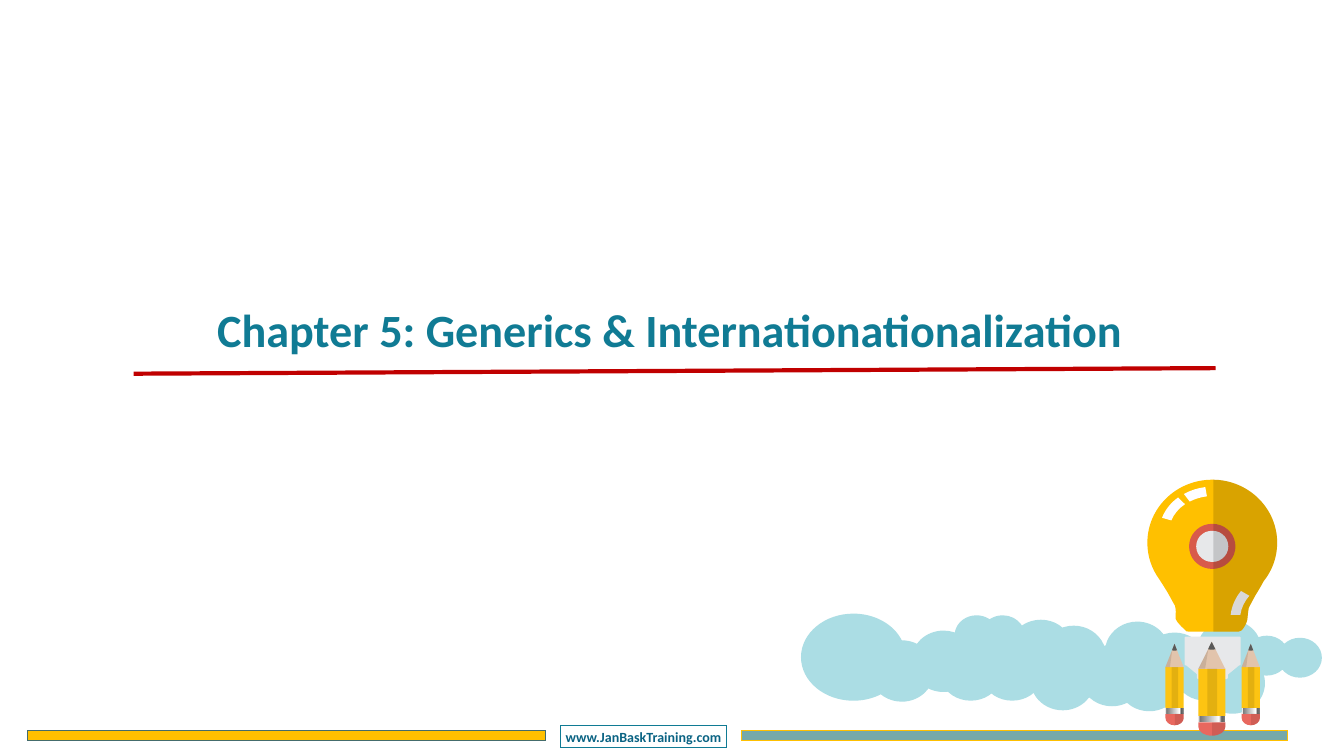
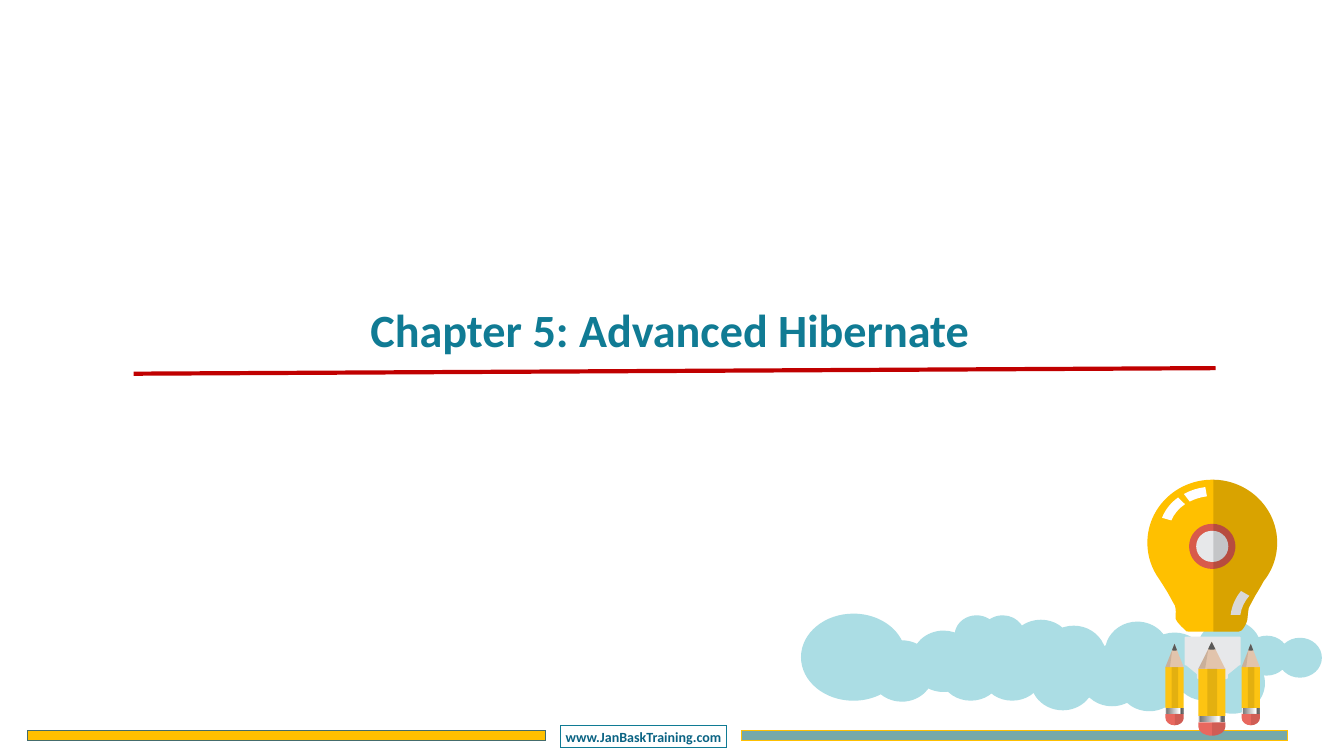
Before and after one commit to CompleteJavaTraining/J2EE, a slide deck: slide 1 of slides/HIBERNATE/HIBERNATE - Chapter5.pptx. Drawn at 1344x756 pixels with LibreOffice and Linux fonts; fonts in the diff are those of the drawing; background and template pictures are left out. Boxes give left, top, right and bottom in pixels: in the first picture for what was removed or moved away, otherwise in the second. Text is boxed around its words. In the diff, an @@ line names an element or a change of style, - is before the commit and + after.

Commit message:
finished chapter 5

```diff
--- a/slides/HIBERNATE/HIBERNATE - Chapter5.pptx
+++ b/slides/HIBERNATE/HIBERNATE - Chapter5.pptx
@@ text at (370, 314, 969, 355): text changed @@
-Chapter 5: Generics & Internationationalization
+Chapter 5: Advanced Hibernate
```
Also in this commit, not shown: 1 other slide changed, 11 slides added, 9 slides removed.
